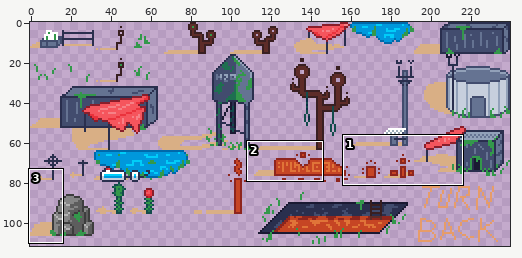
Sprite sheet, stored at assets/stage_resources/tileset.png. The picture above shows the old version from afar; the outline marks the close-up.
Close-up. Before the commit:
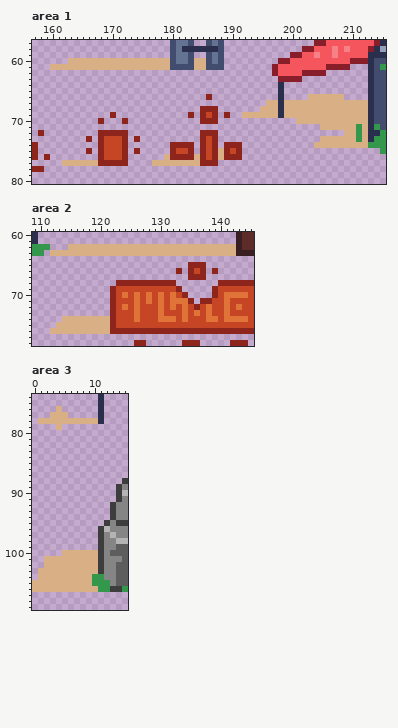
The file is 240x112 pixels. Shown: area 1: x 157..215, y 57..80; area 2: x 109..145, y 60..78; area 3: x 0..15, y 74..109. The commit also changed other parts of the picture, which this record leaves out.
The result:
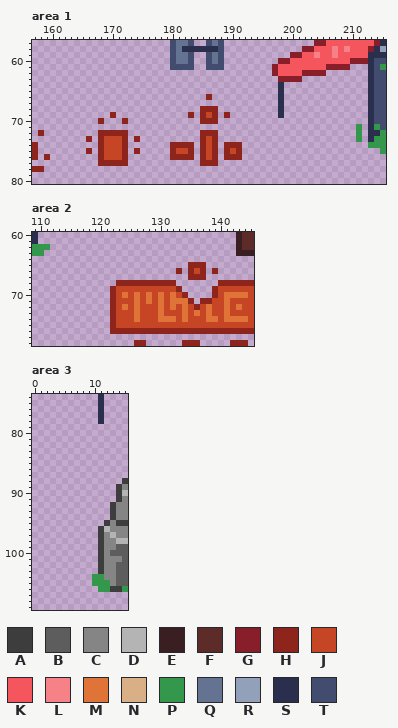
Palette (. is transparent): A #3d3d3d  B #5d5d5d  C #858585  D #b4b4b4  E #391f21  F #5d2c28  G #891e2b  H #8e251d  J #c64524  K #f5555d  L #f68187  M #e07438  N #d9af85  P #33984b  Q #657392  R #92a1b9  S #2a2f4e  T #424c6e
What changed:
--- area 1
@@ x 158..187 @@
 59 ......................TQQT..TQ
-60 .....NNNNNNNNNNNNNNNNNTQQTNNTQ
-61 ..NNNNNNNNNNNNNNNNNNNNTTTTNNTT
+60 ......................TQQT..TQ
+61 ......................TTTT..TT
 62 ..............................
@@ x 157..215 @@
 65 .........................................S..............STT
-66 .............................H...........S....NNNNNN....STT
-67 .......................................NNSNNNNNNNNNNNNNNSTT
-68 ............................HHH.......NNNSNNNNNNNNNNNNNNSTT
-69 .............H............H.HJH.H..NNNNNNSNNNNNNNNNNNNNNSTT
-70 ...........H...H............HHH.............NNNNNNNNNNNNSTT
-71 ................................................NNNNNNPNSPT
-72 .H.........HHHHH............HHH.....................NNPNSSP
-73 .........H.HJJJH.H..........HJH.................NNNNNNPNSPP
-74 H..........HJJJH.......HHHH.HJH.HHH............NNNNNNNNNPPP
-75 H........H.HJJJH.H.....HJJH.HJHNHJH.......................P
-76 H.H........HJJJH......NHHHHNHJHNHHH........................
-77 .....NNNNNNHHHHH....NNNNNNNNHHH............................
+66 .............................H...........S..............STT
+67 .........................................S..............STT
+68 ............................HHH..........S..............STT
+69 .............H............H.HJH.H........S..............STT
+70 ...........H...H............HHH.........................STT
+71 ......................................................P.SPT
+72 .H.........HHHHH............HHH.......................P.SSP
+73 .........H.HJJJH.H..........HJH.......................P.SPP
+74 H..........HJJJH.......HHHH.HJH.HHH.....................PPP
+75 H........H.HJJJH.H.....HJJH.HJH.HJH.......................P
+76 H.H........HJJJH.......HHHH.HJH.HHH........................
+77 ...........HHHHH............HHH............................
 78 HH.........................................................
--- area 2
@@ x 109..145 @@
 61 S.................................EFF
-62 PPP...NNNNNNNNNNNNNNNNNNNNNNNNNNNNEFF
-63 PP.NNNNNNNNNNNNNNNNNNNNNNNNNNNNNNNEEE
+62 PPP...............................EFF
+63 PP................................EEE
 64 .....................................
@@ x 110..123 @@
 73 ............HJ
-74 ....NNNNNNNNHJ
-75 ...NNNNNNNNNHJ
-76 ..NNNNNNNNNNHH
+74 ............HJ
+75 ............HJ
+76 ............HH
 77 ..............
--- area 3
@@ x 0..15 @@
  75 ...........S....
- 76 ....N......S....
- 77 ...NNN.....S....
- 78 .NNNNNNNNNNS....
- 79 ....N...........
+ 76 ...........S....
+ 77 ...........S....
+ 78 ...........S....
+ 79 ................
  80 ................
@@ x 0..15 @@
  99 ...........ACCBB
-100 .....NNNNNNACBBB
-101 ..NNNNNNNNNACCCB
-102 ..NNNNNNNNNACCBB
-103 .NNNNNNNNNNACCBB
-104 .NNNNNNNNNPPCCBB
-105 NNNNNNNNNNPPPCBB
-106 NNNNNNNNNNNPPAAP
+100 ...........ACBBB
+101 ...........ACCCB
+102 ...........ACCBB
+103 ...........ACCBB
+104 ..........PPCCBB
+105 ..........PPPCBB
+106 ...........PPAAP
 107 ................
